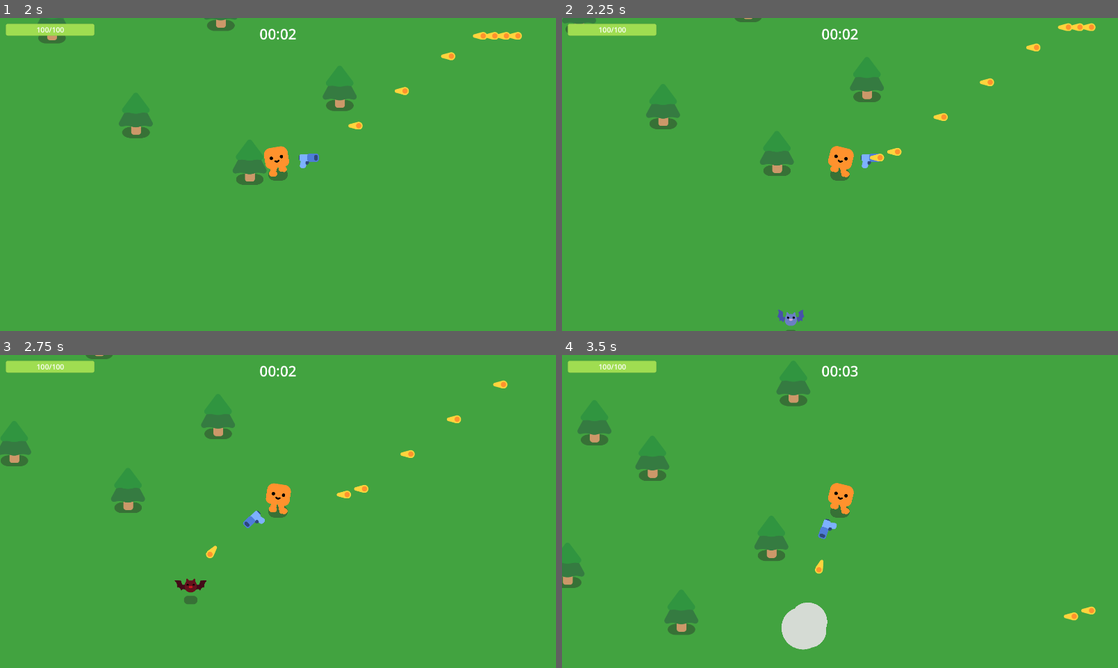
Above: before the commit, frames 1-4 (two rows, left to right).
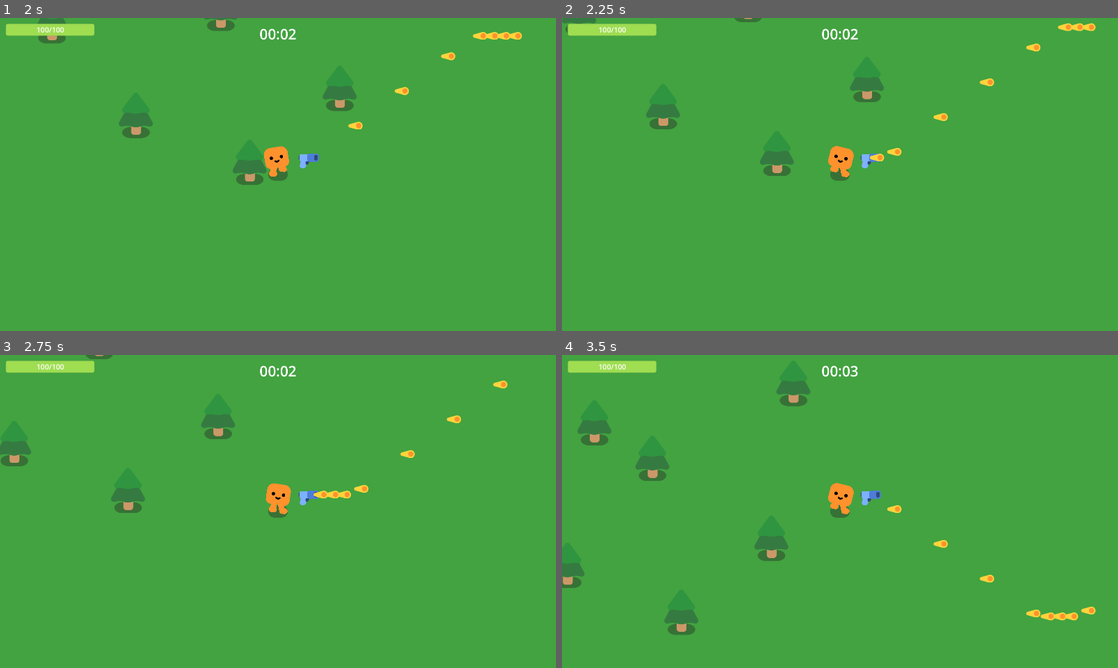
Above: after the commit, the same moments.

Repository: Gatreh/vampire-survivors-clone
Game: Godot game, scene res://Game.tscn
Same seed, same stepped clock (60 frames per second), same inputs: the game is played once before the commit and once after it.
Inputs:
- Up to frame 1 (2 s): tap Enter at 0.5 s; hold D (move_right) 0.53-1.28 s; hold S (move_down) from 1.28 s (still down)
- Up to frame 2 (2.25 s): release S (move_down) at 2.03 s; hold D (move_right) from 2.03 s (still down)
- Up to frame 3 (2.75 s): keep holding D (move_right)
- Up to frame 4 (3.5 s): release D (move_right) at 2.78 s; hold W (move_up) from 2.78 s (still down)

Frame 1 is identical in both runs. In frame 2, 0.1% of the frame differs, in the area x 38-44%, y 93-100%; in frame 3, 0.6%; in frame 4, 1.5%, in the area x 39-91%, y 43-95%.

Commit message:
new movement logic and stats spawning implementation. Might add specific stats to mobs? Still missing towards middle and hover for movement modes

Diff:
--- a/Bat_Mob.gd
+++ b/Bat_Mob.gd
@@ -1 +1 @@
-extends "res://Mob_Behavior.gd"
+extends Mob_Behavior
--- a/Game.gd
+++ b/Game.gd
@@ -1,10 +1,10 @@
 extends Node2D
 
 @onready var mobs = {
-	0: load("res://Slime_Mob.tscn"),
-	1: load("res://Bat_Mob.tscn")
+	SLIME: load("res://Slime_Mob.tscn"),
+	BAT: load("res://Bat_Mob.tscn")
 }
-enum mobnames {SLIME, BAT}
+enum {SLIME, BAT}
 
 var timeSeconds = 0
 var timeMinutes = 0
@@ -28,12 +28,16 @@
 # Random position
 func spawn_mob(mob):
 	var new_mob = mobs[mob].instantiate()
-	if mob == 0:
+	if mob == SLIME:
 		new_mob.mobName = "Slime"
-		new_mob.STATS = {"HEALTH": 15, "SPEED": 300, "DAMAGE": 5, "LIFETIME": 5.00}
-	elif mob == 1:
+		new_mob.STATS.HEALTH = 15
+		new_mob.STATS.SPEED = 300
+		new_mob.STATS.DAMAGE = 5
+	elif mob == BAT:
 		new_mob.mobName = "Bat"
-		new_mob.STATS = {"HEALTH": 5, "SPEED": 600, "DAMAGE": 2, "LIFETIME": 5.00}
+		new_mob.STATS.HEALTH = 5
+		new_mob.STATS.SPEED = 0
+		new_mob.STATS.DAMAGE = 2
 	%PathFollow2D.progress_ratio = randf()
 	new_mob.global_position = %PathFollow2D.global_position
 	add_child(new_mob)
--- a/Mob_Behavior.gd
+++ b/Mob_Behavior.gd
@@ -1,12 +1,21 @@
+class_name Mob_Behavior
 extends CharacterBody2D
 
 @onready var player = get_node("/root/Game/Player")
 @onready var mob = new()
 
-const SMOKE_SCENE = preload("res://smoke_explosion/smoke_explosion.tscn")
+const DEATH_SCENE = preload("res://smoke_explosion/smoke_explosion.tscn")
+
+var movement = 0
+enum DIRECTION {PLAYER, UP, RIGHT, DOWN, LEFT}
+const MOVEMENT_DIRECTION = {
+	DIRECTION.UP: Vector2(0, -1),
+	DIRECTION.RIGHT: Vector2(1, 0),
+	DIRECTION.DOWN: Vector2(0, 1),
+	DIRECTION.LEFT: Vector2(-1, 0)
+}
 
 var mobName = ""
-
 var STATS = {
 	"HEALTH" : 0,
 	"RESISTANCE": 0,
@@ -19,26 +28,39 @@
 func _ready():
 	mob = get_node("%" + mobName)
 	mob.play_walk()
-	if STATS.LIFETIME > 0.00:
-		KillAfterTimeout(STATS.LIFETIME)
+	KillAfterTimeout()
 
 func _physics_process(delta):
-	var direction = global_position.direction_to(player.global_position)
+	Move()
+
+#region Movement
+func Move():
+	if STATS.SPEED == 0:
+		pass
+	var direction
+	if movement == DIRECTION.PLAYER:
+		direction = global_position.direction_to(player.global_position)
+	else:
+		direction = MOVEMENT_DIRECTION[movement]
 	velocity = direction * STATS.SPEED
 	move_and_slide()
+#endregion
 
+#region Damage
 func TakeDamage(damage):
 	STATS.HEALTH -= damage
 	mob.play_hurt()
-	if STATS.HEALTH == 0:
+	if STATS.HEALTH <= 0:
 		Kill()
 
-func KillAfterTimeout(time):
-	await get_tree().create_timer(time).timeout
-	Kill()
+func KillAfterTimeout():
+	if STATS.LIFETIME > 0.00:
+		await get_tree().create_timer(STATS.LIFETIME).timeout
+		Kill()
 
 func Kill():
 	queue_free()
-	var smoke = SMOKE_SCENE.instantiate()
+	var smoke = DEATH_SCENE.instantiate()
 	get_parent().add_child(smoke)
 	smoke.global_position = global_position
+#endregion
--- a/Slime_Mob.gd
+++ b/Slime_Mob.gd
@@ -1 +1 @@
-extends "res://Mob_Behavior.gd"
+extends Mob_Behavior
Not shown, changed: characters/bat.zip
